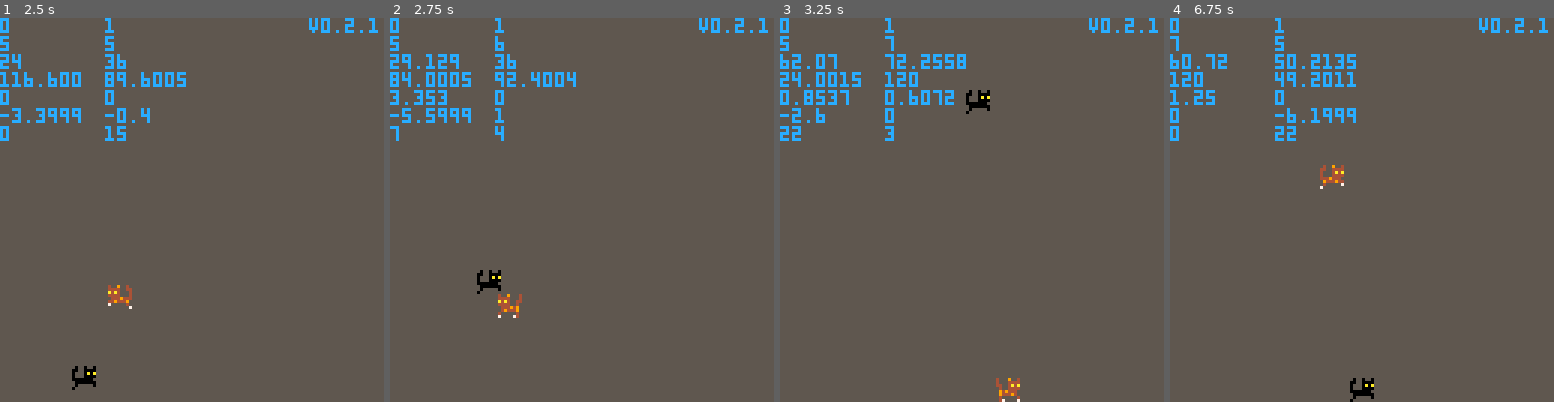
Above: before the commit, frames 1-4 (left to right).
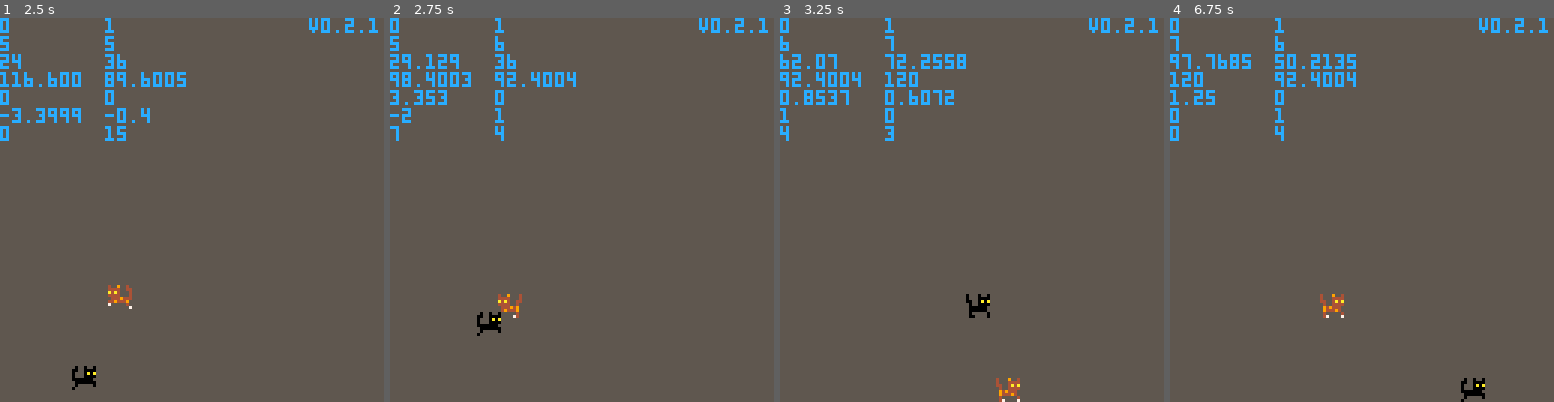
Above: after the commit, the same moments.

Repository: cdcformatc/cdcformatc.github.io
Game: PICO-8 cartridge cats/cats.p8
The game is run twice, just before and just after one commit, with the same random seed, the same clock (stepped at 60 frames per second) and the same inputs.
Inputs:
- Up to frame 1 (2.5 s): tap O (Z key) at 0.33, 1.07, 2.22 s; tap Down at 0.7 s; tap X (X key) at 1.43, 2.07 s; hold Up from 1.97 s (still down)
- Up to frame 2 (2.75 s): release Up at 2.63 s; hold Right from 2.68 s (still down)
- Up to frame 3 (3.25 s): tap X (X key) at 2.82 s; release Right at 3.02 s; hold Down from 3.07 s (still down)
- Up to frame 4 (6.75 s): tap X (X key) every 0.75 s from 3.57 to 6.57 s; tap O (Z key) at 3.72, 5.22, 6.72 s; release Down at 3.73 s; hold Left 3.78-4.12 s; hold Up 4.17-4.5 s; hold Left 4.55-5.05 s; hold Right 5.1-5.93 s; hold Up 5.98-6.65 s; hold Right from 6.7 s (still down)

Frame 1 is identical in both runs. In frame 2, 0.8% of the frame differs, in the area x 0-29%, y 14-83%; in frame 3, 0.9%; in frame 4, 1.8%, in the area x 0-83%, y 4-100%.

Commit message:
only jump if on floor

Diff:
--- a/cats/cats.p8
+++ b/cats/cats.p8
@@ -190,9 +190,13 @@
 	if (btn(➡️,p)) then
 		d.x+=dx_move
 	end
-	if (btnp(⬆️,p) and not cat.falling) then
-		sfx(0)
-		d.y+=dy_jump
+	--printh(cat.dy)
+	if (btnp(⬆️,p)) then
+		if (is_on_floor(cat)) then
+			sfx(0)
+			d.y+=dy_jump
+			--printh("jump")
+		end
 	end
 	if (btnp(⬇️,p)) then
 		d.y+=dy_down
